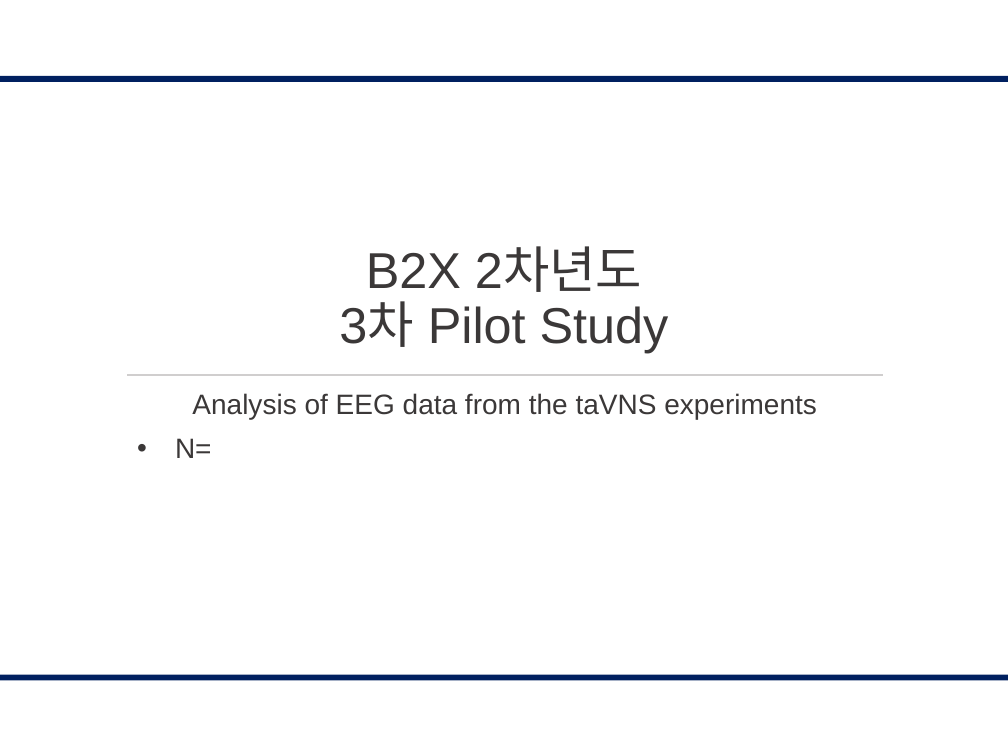
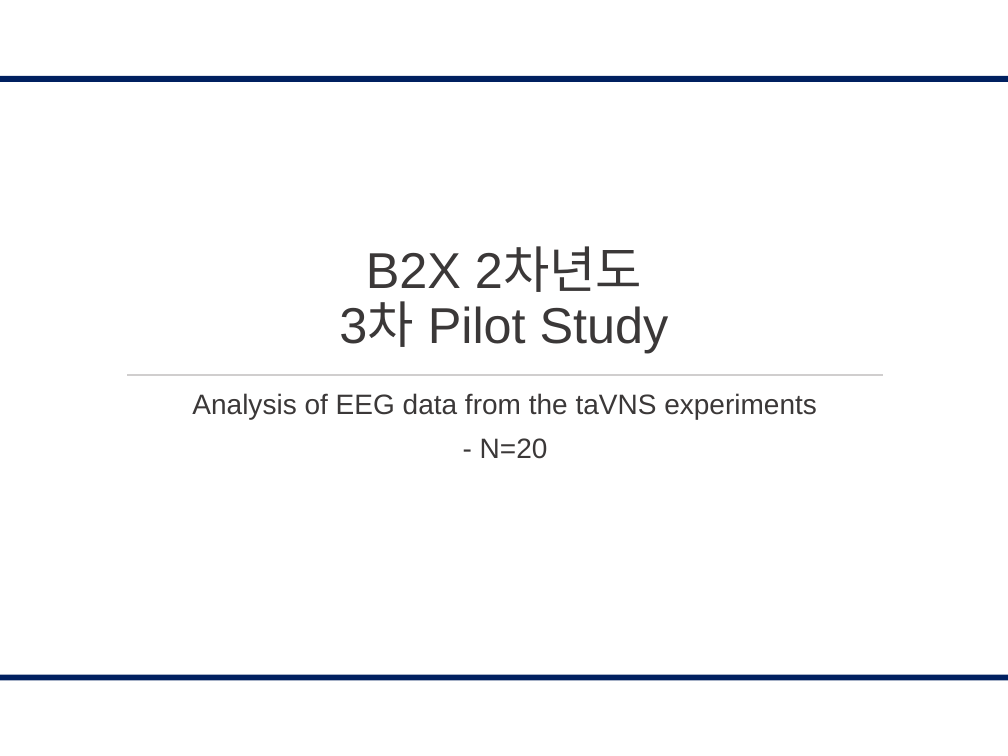
Before and after one commit to Esoh124/B2X_2nd_Year_3rd_Pilot_Customizing, a slide deck: slide 1 of matlab/03_PILOT_Framework of Analysis.pptx. Drawn at 1008x756 pixels with LibreOffice and Linux fonts; fonts in the diff are those of the drawing; background and template pictures are left out. Boxes give left, top, right and bottom in pixels: in the first picture for what was removed or moved away, otherwise in the second. Text is boxed around its words. In the diff, an @@ line names an element or a change of style, - is before the commit and + after.

```diff
--- a/matlab/03_PILOT_Framework of Analysis.pptx
+++ b/matlab/03_PILOT_Framework of Analysis.pptx
@@ subtitle at (480, 438, 548, 459): text changed @@
-• N=
+- N=20
```
Also in this commit, not shown: 2 other slides changed, 3 other files.
